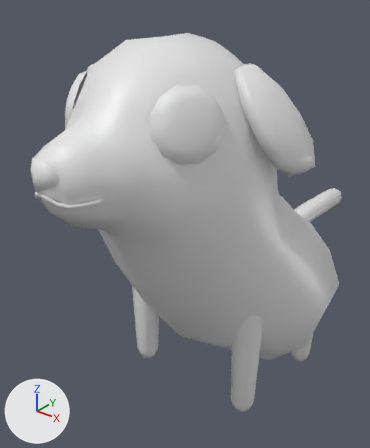
A saved change to the OBJ model data/dog.obj.
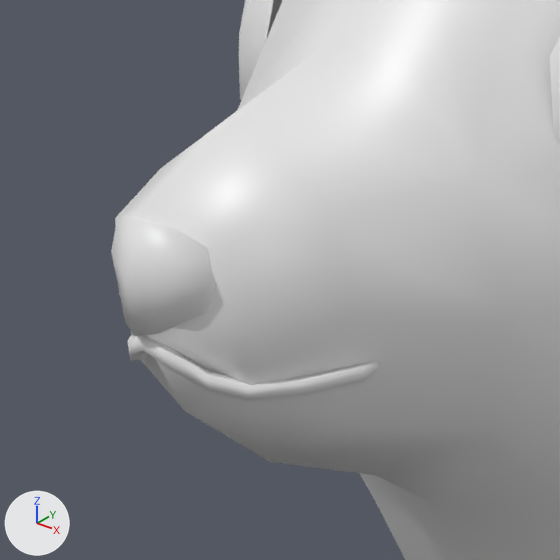
Old and new are each drawn whole from a 50 mm lens placed at (0.586, -0.928, 0.887), pointed at (-0.102, -0.068, 0.354) and again close up on the part from 0% to 41% of the width and 22% to 56% of the height. Arrows for +X, +Y and +Z are at lower left; the lights stay in place. Where no turn or scale is listed for an object, it has been applied to the vertices. Vertices at the same position are counted once.

Names of what the first close-up shows: 'dog', 'eyes', 'face'.
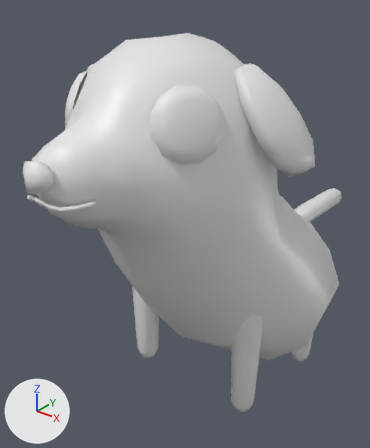
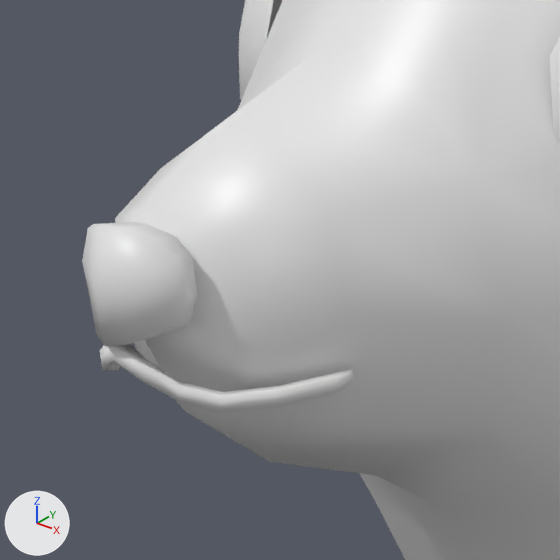
Edits to the bpy script that builds the scene:
```text
Change me_face:
    where me_face.from_pydata(...)  # 82 vertices, 156 faces; spans x -0.0622..0.0622, y -0.5325..-0.4621, z 0.5861..0.656
    used by ob_face; location = (0.0, 0.0, 0.0)
    me_face part 1: the whole mesh is moved by (0.0, -0.0135, 0.0)
```

Pixel boxes (x1, y1, x2, y2) of what changed, in the close-ups (560 x 560 px):
'face', mesh moved: before (111, 215, 378, 401); after (82, 222, 353, 412)
